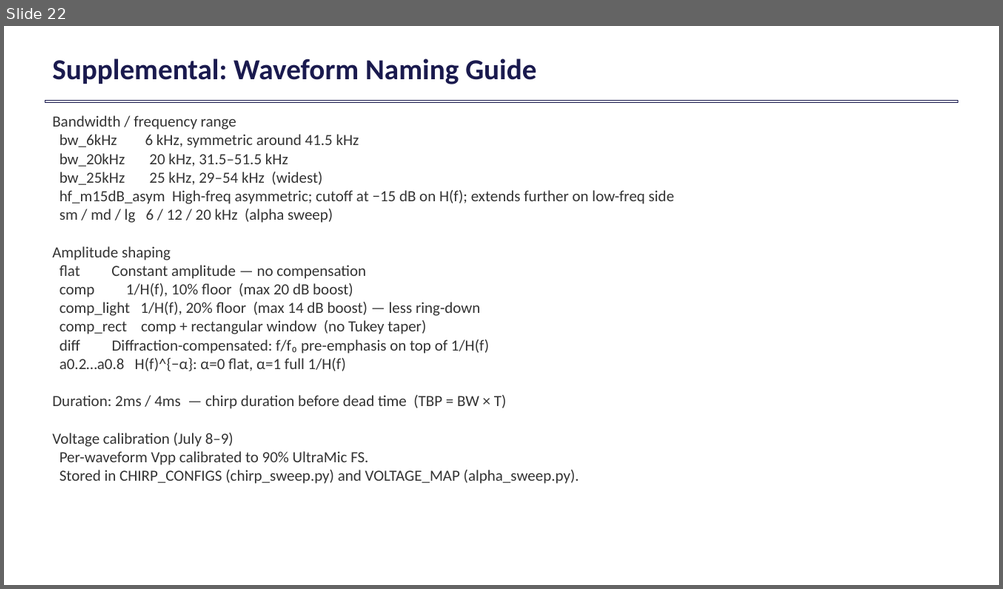
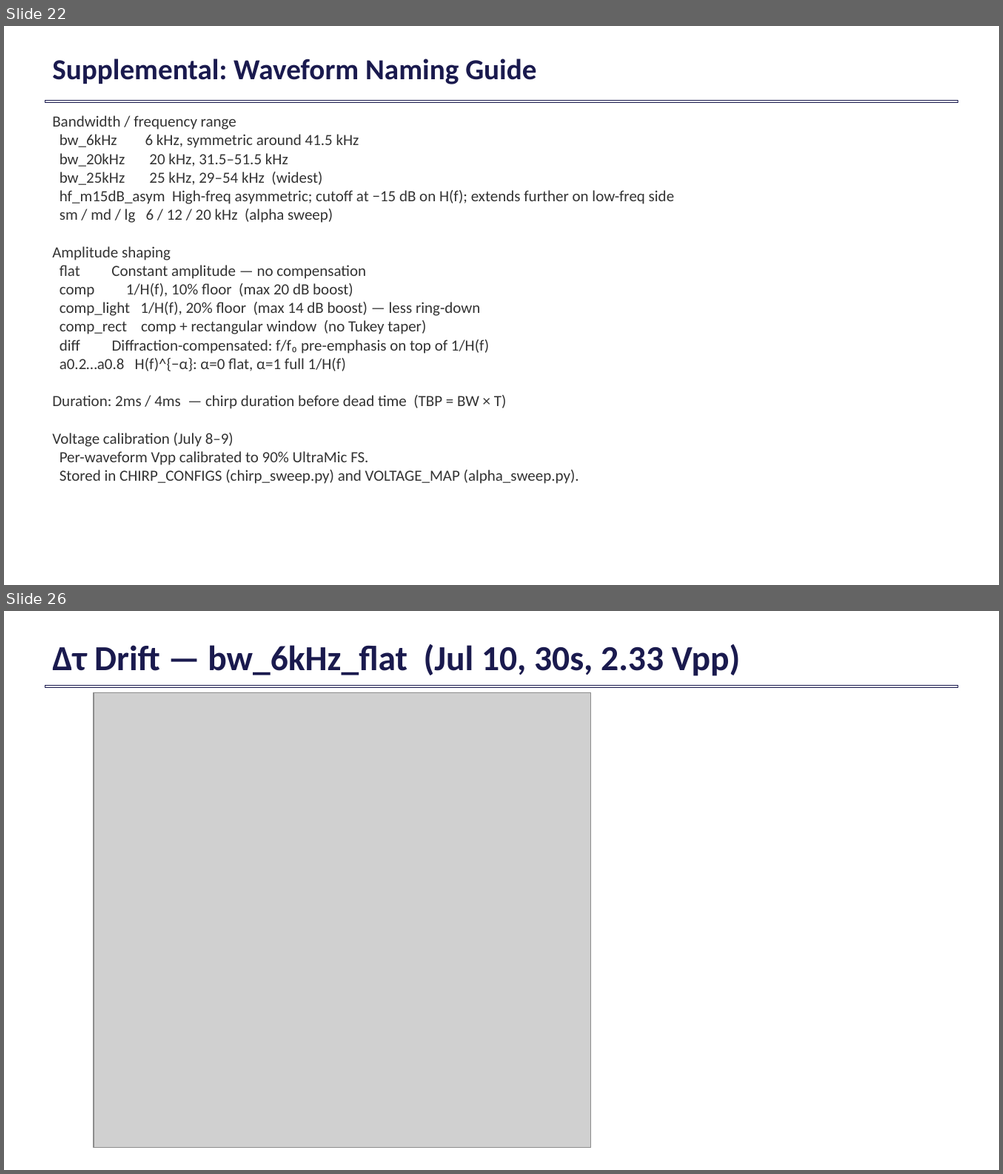
Before and after one commit to cyrusurheim29/batping, a slide deck: siglent_project/BATPING_presentation_July2026.pptx. Shown one above the other, each under a label of ours: slide 22 before the commit, slides 22 and 26 after it; the slides between them are not shown. The pictures are 1003x589 and 1003x1174 pixels, drawn with LibreOffice and Linux fonts; fonts in the diff are those of the drawing; grey boxes stand for pictures. Boxes give left, top, right and bottom in pixels: in the first picture for what was removed or moved away, otherwise in the second. Text is boxed around its words. In the diff, an @@ line names an element or a change of style, - is before the commit and + after.

```diff
--- a/siglent_project/BATPING_presentation_July2026.pptx
+++ b/siglent_project/BATPING_presentation_July2026.pptx
@@ slide 26 added at [4, 611, 999, 1170], background #FFFFFF @@
@@ text added at [52, 644, 740, 676], 34 pt, text #1A1A4E, bold @@
+Δτ Drift — bw_6kHz_flat (Jul 10, 30s, 2.33 Vpp)
@@ rectangle added at [45, 686, 958, 688], outline #1A1A4E 0.75 pt @@
@@ picture added at [94, 693, 590, 1148] @@
```
Also in this commit, not shown: 5 other slides added.
